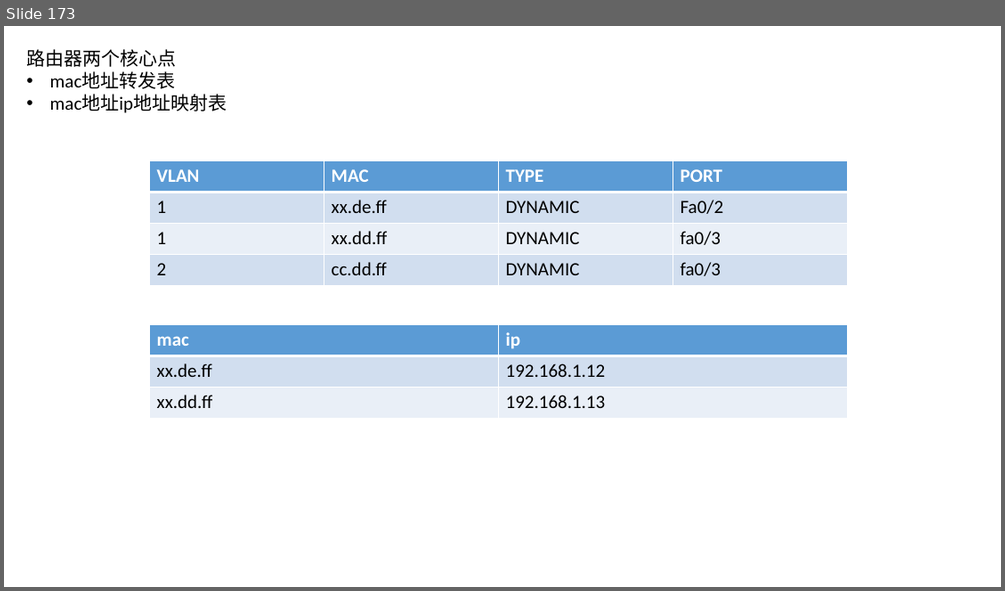
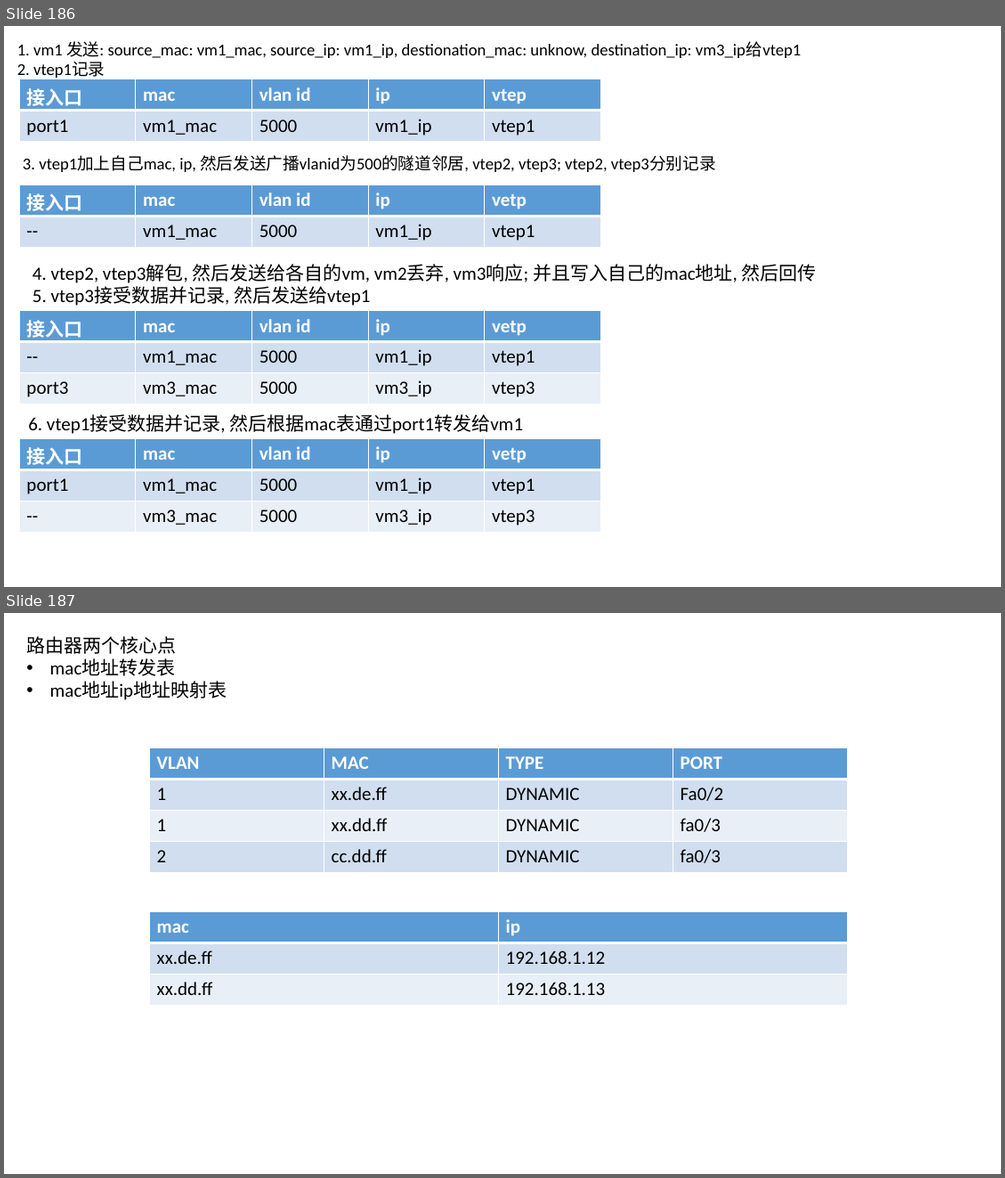
Before and after one commit to johnnylei/reource, a slide deck: k8s/kubernetes.pptx. Shown one above the other, each under a label of ours: slide 173 before the commit, slides 186 and 187 after it. The pictures are 1005x591 and 1005x1178 pixels, drawn with LibreOffice and Linux fonts; fonts in the diff are those of the drawing. Boxes give left, top, right and bottom in pixels: in the first picture for what was removed or moved away, otherwise in the second. Text is boxed around its words. In the diff, an @@ line names an element or a change of style, - is before the commit and + after.

```diff
--- a/k8s/kubernetes.pptx
+++ b/k8s/kubernetes.pptx
@@ slide 186 added at [4, 26, 1001, 587], background #FFFFFF @@
@@ text added at [17, 41, 801, 80], 16 pt, text #000000 @@
+1. vm1 发送: source_mac: vm1_mac, source_ip: vm1_ip, destionation_mac: unknow, destination_ip: vm3_ip给vtep1
+2. vtep1记录
@@ table added at [19, 79, 602, 141], 2 rows, 5 columns @@
+接入口 | mac | vlan id | ip | vtep
+port1 | vm1_mac | 5000 | vm1_ip | vtep1
@@ text added at [23, 155, 716, 172], 16 pt, text #000000 @@
+3. vtep1加上自己mac, ip, 然后发送广播vlanid为500的隧道邻居, vtep2, vtep3; vtep2, vtep3分别记录
@@ table added at [19, 184, 602, 247], 2 rows, 5 columns @@
+接入口 | mac | vlan id | ip | vetp
+-- | vm1_mac | 5000 | vm1_ip | vtep1
@@ text added at [32, 264, 817, 305], 18 pt, text #000000 @@
+4. vtep2, vtep3解包, 然后发送给各自的vm, vm2丢弃, vm3响应; 并且写入自己的mac地址, 然后回传
+5. vtep3接受数据并记录, 然后发送给vtep1
@@ table added at [19, 311, 602, 404], 3 rows, 5 columns @@
+接入口 | mac | vlan id | ip | vetp
+-- | vm1_mac | 5000 | vm1_ip | vtep1
+port3 | vm3_mac | 5000 | vm3_ip | vtep3
@@ text added at [28, 414, 523, 434], 18 pt, text #000000 @@
+6. vtep1接受数据并记录, 然后根据mac表通过port1转发给vm1
@@ table added at [19, 438, 602, 532], 3 rows, 5 columns @@
+接入口 | mac | vlan id | ip | vetp
+port1 | vm1_mac | 5000 | vm1_ip | vtep1
+-- | vm3_mac | 5000 | vm3_ip | vtep3
@@ what was slide 173 is now slide 187 @@
```
Also in this commit, not shown: 9 slides changed, 47 other slides added.
